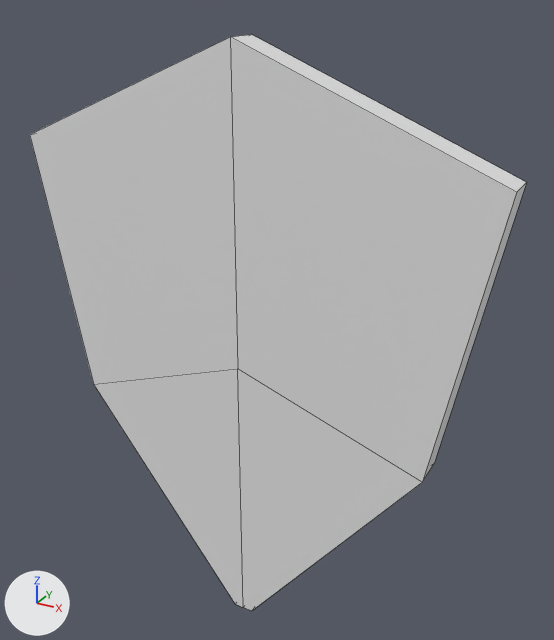
Two versions of the FBX model Assets/Game/Weapons/Shield.fbx, one commit apart.
Camera for both pictures: a 50 mm lens placed at (0.00227, -0.00345, 0.00245), pointed at (0.00019, 0.00033, 0.00056). Lighting does not change. The marker at lower left points along +X, +Y and +Z. Mesh edges are drawn as thin lines. Materials are left out; every surface is plain grey. Where no turn or scale is listed for an object, it has been applied to the vertices.

Names of what the first picture shows: 'Shield'.
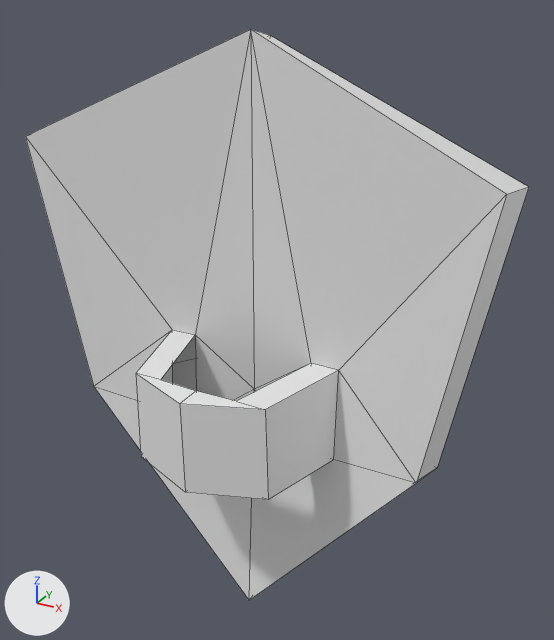
What changed in the scene script:
```text
Change me_cube_001:
    used by ob_shield; location = (0.0, -0.000035, 0.0)
    remove me_cube_001.from_pydata(...)  # 18 vertices, 16 faces; spans x -0.00155..0.00155, y 0.00021..0.00044, z -0.00169..0.00219
    add me_cube_001.from_pydata(...)  # 46 vertices, 48 faces; spans x -0.00157..0.00157, y -0.00051..0.00055, z -0.00169..0.00222
    me_cube_001 part 1: the whole mesh is rebuilt
Change ob_shield:
    ob_shield.location: (0.0, -0.000035, 0.0) -> (0.0, 0.000061, 0.0)
```

Boxes [x1, y1, x2, y2] around the edits, measured in the pictures (554 x 640 px):
'Shield', reshaped, moved
    before: [30, 35, 527, 611]
    after: [25, 30, 529, 600]
